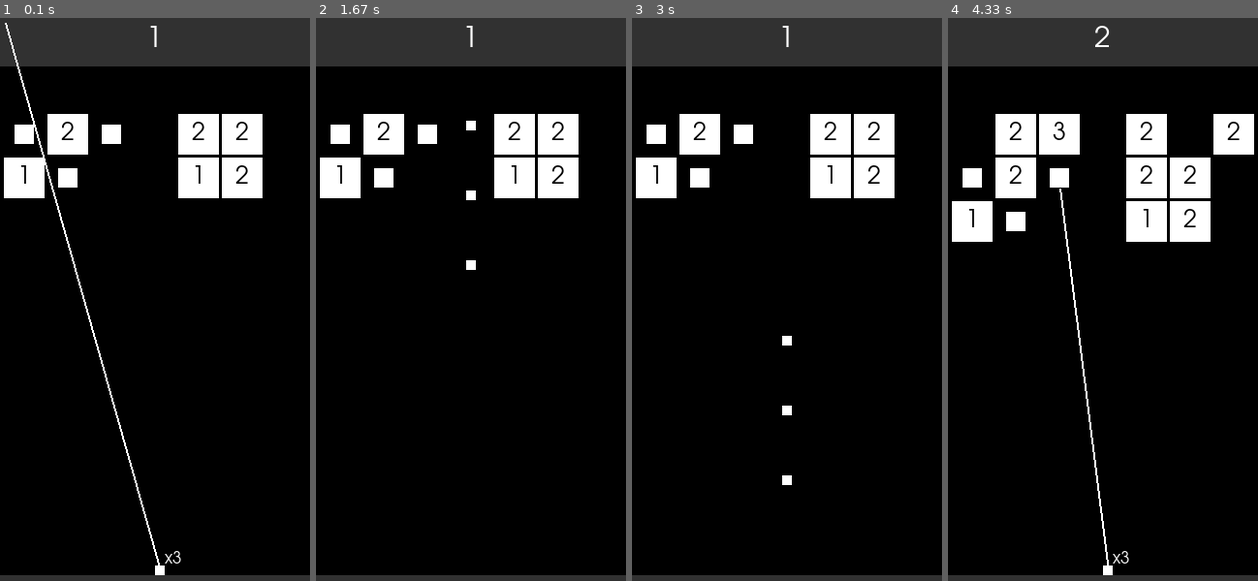
Above: before the commit, frames 1-4 (left to right).
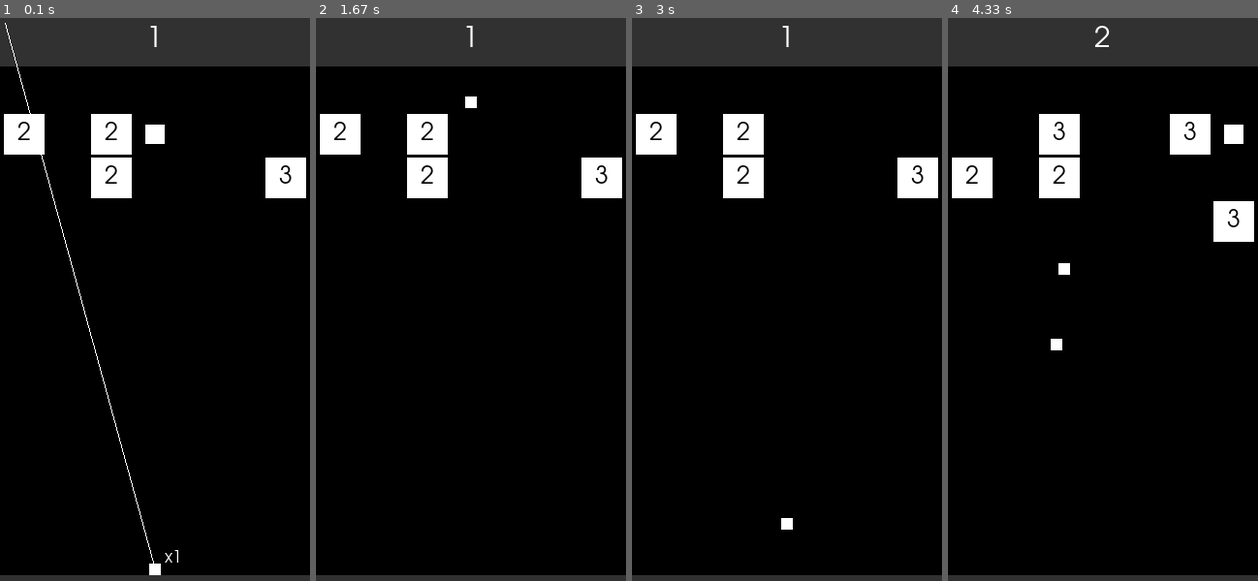
Above: after the commit, the same moments.

Repository: robertscharlie/Repository1
Game: pygame game, started from Pygame Projects/ballz.py
Same seed, same stepped clock (60 frames per second), same inputs: the game is played once before the commit and once after it.
Inputs (mouse positions are in pixels of both pictures, inside the frame that each line leads up to):
- Up to frame 1 (0.1 s): no input
- Up to frame 2 (1.67 s): click (471, 310) at 0.38 s
- Up to frame 3 (3 s): no input
- Up to frame 4 (4.33 s): click (1059, 186) at 3.22 s

The runs differ from the first frame. In frame 1, 10% of the frame differs, in the area x 1-99%, y 0-99%; in frame 2, 9.4%; in frame 3, 9.4%; in frame 4, 12%, in the area x 1-99%, y 17-99%.

Commit message:
Update ballz.py

Diff:
--- a/Pygame Projects/ballz.py
+++ b/Pygame Projects/ballz.py
@@ -11,11 +11,11 @@
 
 
 class ball(pygame.sprite.Sprite):
-    def __init__(self, colour, x, y, mousepos):
+    def __init__(self, colour, x, y, mousepos, width):
         super().__init__()
 
-        self.width = 10
-        self.height = 10
+        self.width = width
+        self.height = width
 
         self.image = pygame.Surface((self.width, self.height))
         self.image.fill(colour)
@@ -32,17 +32,20 @@
         self.direction = direction
 
     def update(self):
-        self.actualx += (score // 20 + 1) * 3 * int(self.direction[0] * 100)
-        self.actualy += (score // 20 + 1) * 3 * int(self.direction[1] * 100)
+        self.actualx += (score / 20 + 1) * 3 * int(self.direction[0] * 100)
+        self.actualy += (score / 20 + 1) * 3 * int(self.direction[1] * 100)
 
         self.rect.centerx = self.actualx / 100
         self.rect.centery = self.actualy / 100
 
-        if self.rect.centerx > resolution[0] - 5 or self.rect.centerx < 5:
+        if (
+            self.rect.centerx > resolution[0] - self.width // 2
+            or self.rect.centerx < self.width // 2
+        ):
             self.direction[0] *= -1
         if self.rect.y < 50:
             self.direction[1] *= -1
-        if self.rect.y > resolution[1] - 35:
+        if self.rect.y > resolution[1] - 25 - self.height:
             finalballpos.append(self.rect.centerx)
             self.kill()
 
@@ -54,6 +57,7 @@
             else:
                 self.direction[0] *= -1
             block.health -= 1
+            break
 
 
 class block(pygame.sprite.Sprite):
@@ -120,7 +124,7 @@
 
 
 def generateBall(mousepos):
-    balls.add(ball("white", startpos[0], startpos[1], mousepos))
+    balls.add(ball("white", startpos[0], startpos[1], mousepos, ballwidth))
 
 
 def moveBlocks():
@@ -134,7 +138,7 @@
         coins.draw(screen)
     for i in range(7):
         n = random.randint(1, 10)
-        if n >= 7:
+        if n >= 8:
             blocks.add(
                 block(
                     "white",
@@ -153,35 +157,20 @@
             )
 
 
-# Game Setup
-for i in range(7):
-    for j in range(2):
-        n = random.randint(1, 15)
-        if n >= 10:
-            blocks.add(
-                block(
-                    "white",
-                    25 + i * 45,
-                    120 + j * 45,
-                    random.randint(1, 2),
-                )
-            )
-        elif n == 1:
-            coins.add(
-                coin(
-                    "white",
-                    25 + i * 45,
-                    120 + j * 45,
-                )
-            )
-
 # Game Variables
+ballwidth = 12
+
 simulating = False
 score = 1
-ballNumber = 3
-startpos = [resolution[0] // 2, resolution[1] - 30]
+ballNumber = 1
+startpos = [resolution[0] // 2, resolution[1] - 25 - ballwidth // 2]
 queue = []
 finalballpos = []
+
+
+# Game Setup
+for i in range(2):
+    moveBlocks()
 
 clock = pygame.time.Clock()
 while True:
@@ -246,7 +235,12 @@
             pygame.draw.rect(
                 screen,
                 "white",
-                pygame.Rect(finalballpos[0], startpos[1] - 5, 10, 10),
+                pygame.Rect(
+                    finalballpos[0] - ballwidth // 2,
+                    startpos[1] - ballwidth // 2,
+                    ballwidth,
+                    ballwidth,
+                ),
             )
 
     if not simulating:
@@ -258,14 +252,19 @@
         pygame.draw.line(
             screen,
             "white",
-            (startpos[0] + 5, startpos[1]),
+            (startpos[0], startpos[1]),
             (pygame.mouse.get_pos()[0], pygame.mouse.get_pos()[1]),
-            2,
+            1,
         )
         pygame.draw.rect(
             screen,
             "white",
-            pygame.Rect(startpos[0], startpos[1] - 5, 10, 10),
+            pygame.Rect(
+                startpos[0] - ballwidth // 2,
+                startpos[1] - ballwidth // 2,
+                ballwidth,
+                ballwidth,
+            ),
         )
 
     pygame.display.flip()
